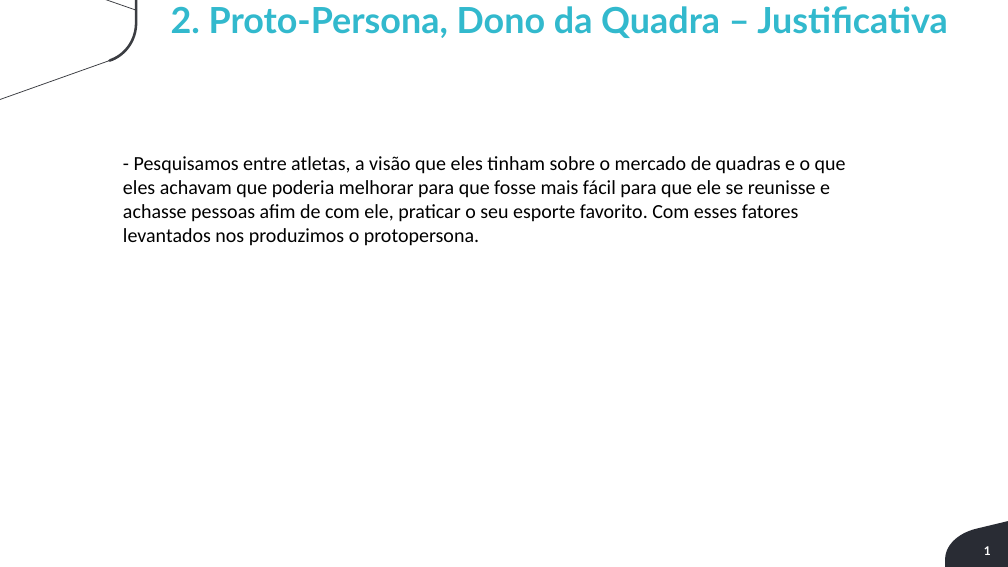
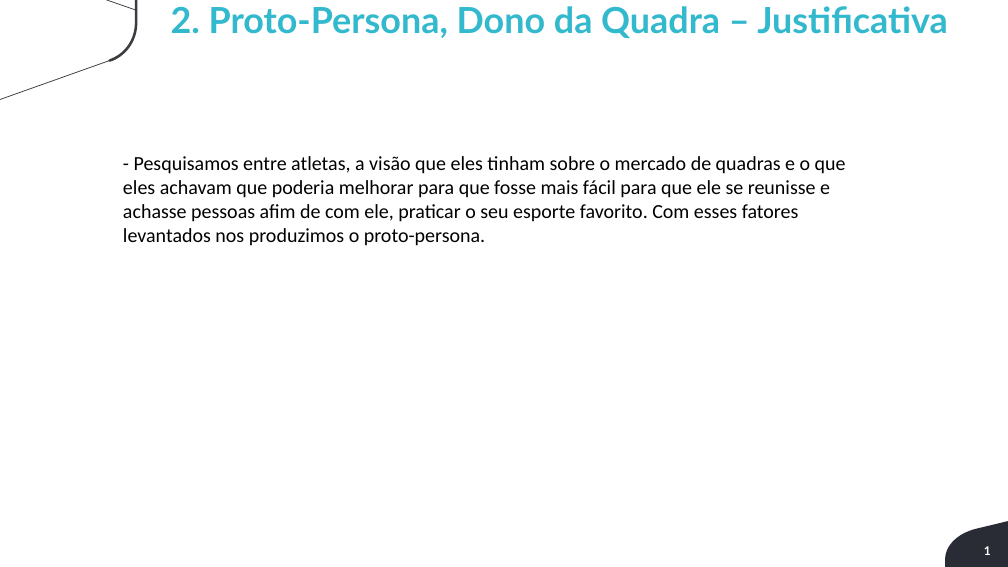
Before and after one commit to luizberto/grupo3-provisorio, a slide deck: slide 7 of Documentação/Sprint 1 - Entregavel do Projeto - v2 - Aluno (2) (1).pptx (slide 6 before the commit). Drawn at 1008x567 pixels with LibreOffice and Linux fonts; fonts in the diff are those of the drawing; background and template pictures are left out. Boxes give left, top, right and bottom in pixels: in the first picture for what was removed or moved away, otherwise in the second. Text is boxed around its words. In the diff, an @@ line names an element or a change of style, - is before the commit and + after.

Commit message:
ppt protopersona update

```diff
--- a/Documentação/Sprint 1 - Entregavel do Projeto - v2 - Aluno (2) (1).pptx
+++ b/Documentação/Sprint 1 - Entregavel do Projeto - v2 - Aluno (2) (1).pptx
@@ text at [123,156,846,246]: text changed @@
-- Pesquisamos entre atletas, a visão que eles tinham sobre o mercado de quadras e o que eles achavam que poderia melhorar para que fosse mais fácil para que ele se reunisse e achasse pessoas afim de com ele, praticar o seu esporte favorito. Com esses fatores levantados nos produzimos o protopersona.
+- Pesquisamos entre atletas, a visão que eles tinham sobre o mercado de quadras e o que eles achavam que poderia melhorar para que fosse mais fácil para que ele se reunisse e achasse pessoas afim de com ele, praticar o seu esporte favorito. Com esses fatores levantados nos produzimos o proto-persona.
```
Also in this commit, not shown: 1 slide added.
